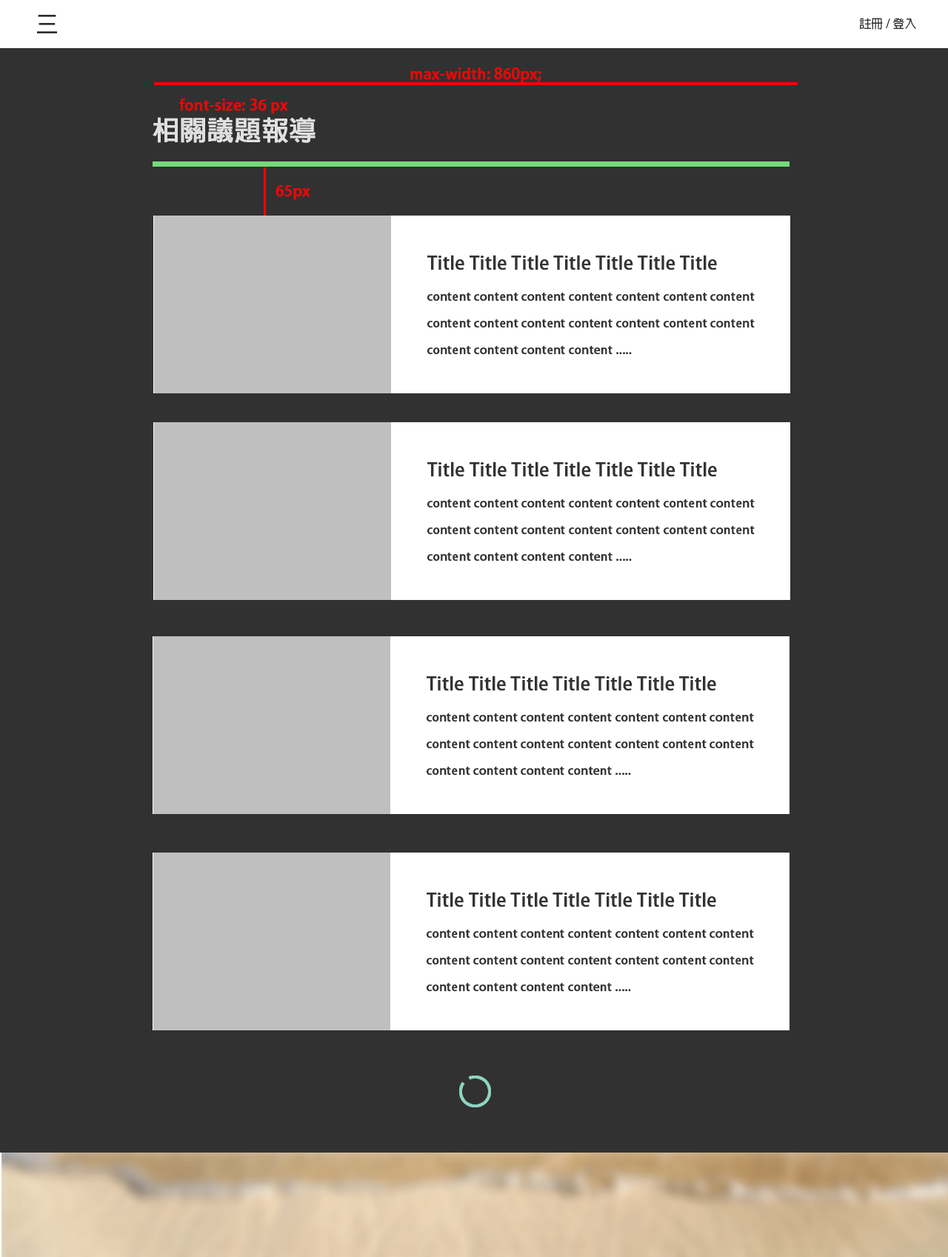
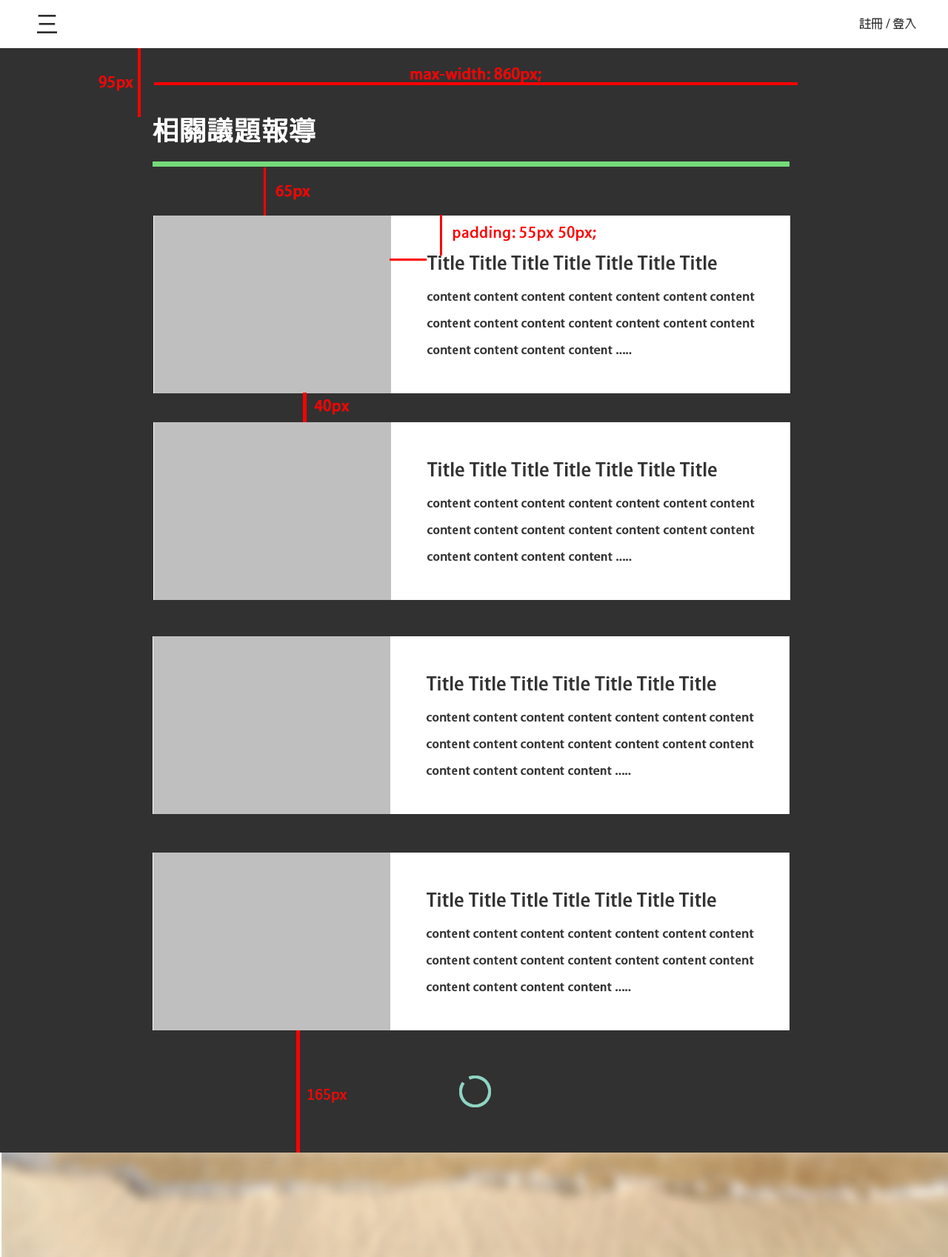
Before/after of a 948×1257 layered artwork. What changed in the layer stack:
added layer "| 95px" in group "value" over (137, 48, 141, 118)
added layer "95px" in group "value" over (98, 75, 134, 92)
removed layer "font-size: 36 px" from group "value" over (179, 98, 289, 115)
added layer "_ 50px" in group "value" over (389, 258, 427, 261)
added layer "| 55px" in group "value" over (439, 214, 443, 256)
added layer "padding: 55px 50px;" in group "value" over (452, 225, 597, 242)
added layer "| 40px" in group "value" over (302, 392, 307, 423)
added layer "40px" in group "value" over (314, 399, 350, 415)
added layer "| 165px" in group "value" over (296, 1030, 300, 1153)
added layer "165px" in group "value" over (307, 1088, 347, 1103)
painted on "相關議題報導" over (152, 117, 316, 143)
